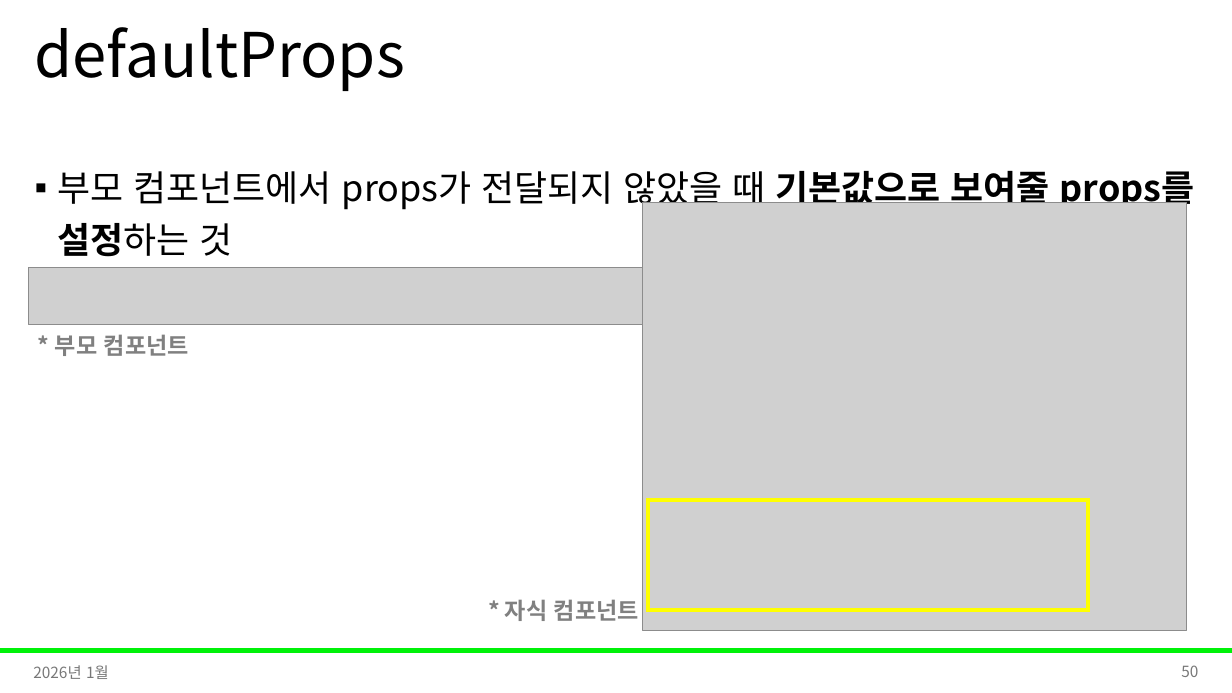
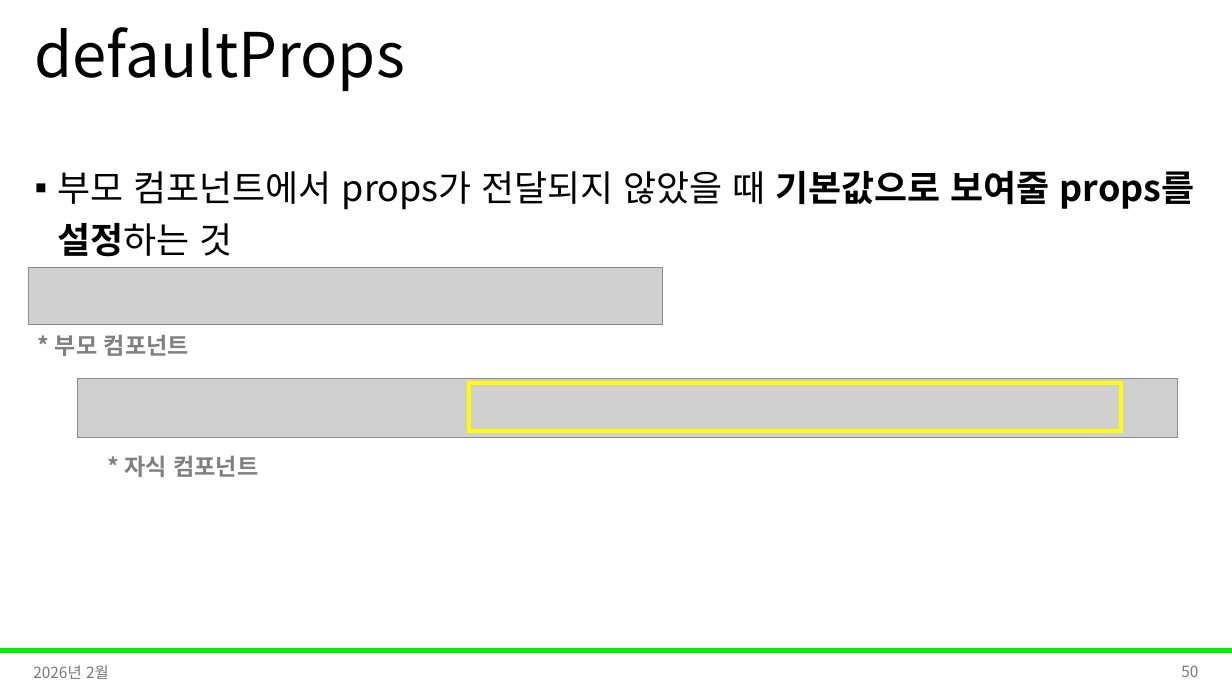
Before and after one commit to Leader-Lesson/KDT_RE_5th, a slide deck: slide 50 of material/4_WEB/04_react.pptx. Drawn at 1232x693 pixels with LibreOffice and Linux fonts; fonts in the diff are those of the drawing; grey boxes stand for pictures; background and template pictures are left out. Boxes give left, top, right and bottom in pixels: in the first picture for what was removed or moved away, otherwise in the second. Text is boxed around its words. In the diff, an @@ line names an element or a change of style, - is before the commit and + after.

```diff
--- a/material/4_WEB/04_react.pptx
+++ b/material/4_WEB/04_react.pptx
@@ picture removed at (643,202,1187,631) @@
@@ picture added at (78,379,1178,438) @@
@@ rectangle: place and size @@
-rectangle at (649,500,1089,610)
+rectangle at (469,384,1121,431)
@@ text "* 자식 컴포넌트": place and size @@
-text "* 자식 컴포넌트" at (505,599,639,621)
+text "* 자식 컴포넌트" at (124,455,258,477)
@@ text at (33,665,109,679): text changed @@
-2026년 1월
+2026년 2월
```
Also in this commit, not shown: 43 other slides changed, 25 other files.
